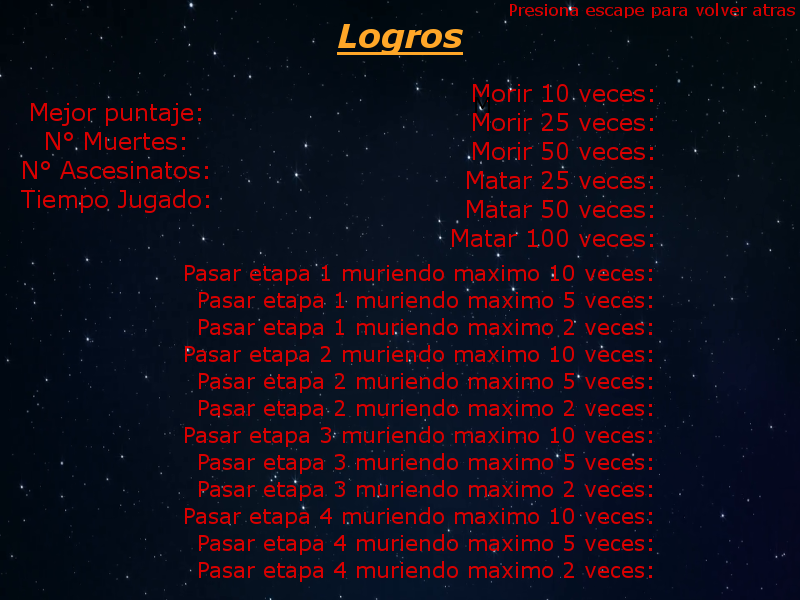
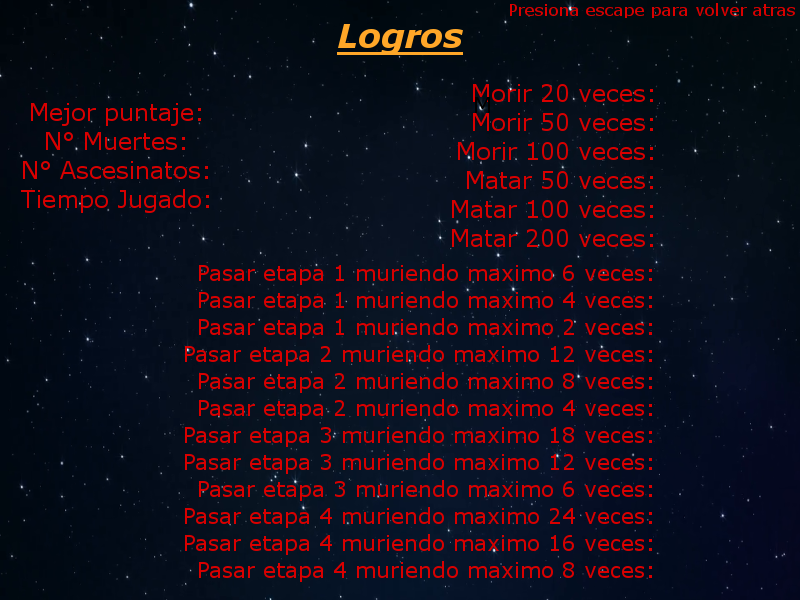
Comparing the layer stacks of the two 800px x 600px images. Changes:
painted on "Pasar etapa 1 muriendo maximo ..." over (x1=185, y1=264, x2=575, y2=578)
renamed "Morir 10 veces: ..." to "Morir 20 veces: ...", painted on it over (x1=452, y1=84, x2=568, y2=247)
